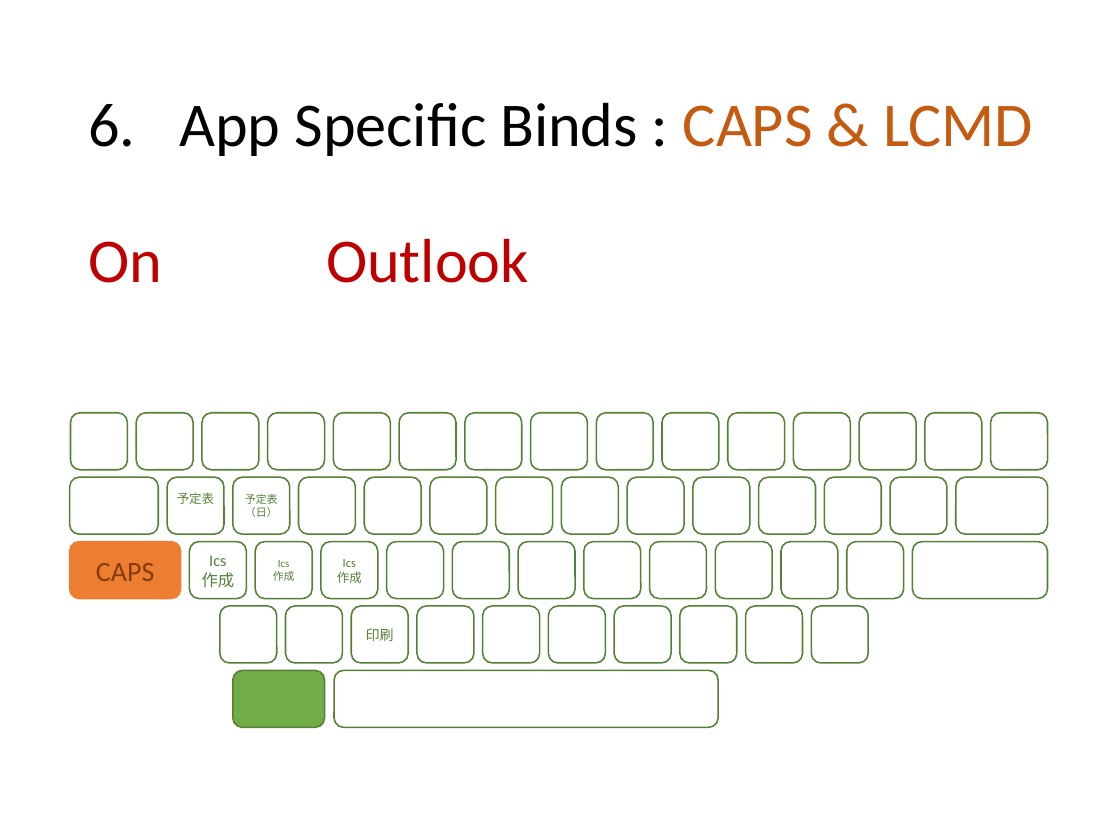
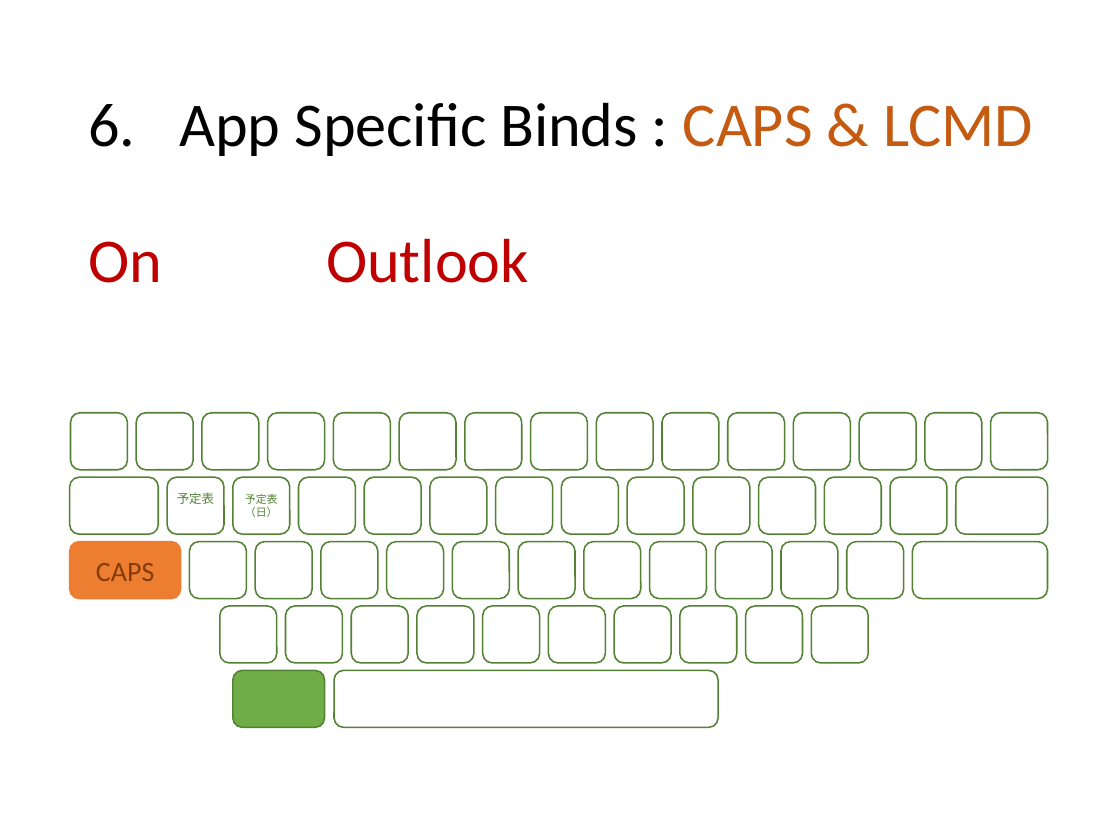
Before and after one commit to ittooo66/myAHK, a slide deck: slide 16 of MANUAL.pptx. Drawn at 1120x840 pixels with LibreOffice and Linux fonts; fonts in the diff are those of the drawing. Boxes give left, top, right and bottom in pixels: in the first picture for what was removed or moved away, otherwise in the second. Text is boxed around its words. In the diff, an @@ line names an element or a change of style, - is before the commit and + after.

```diff
--- a/MANUAL.pptx
+++ b/MANUAL.pptx
@@ text in rounded rectangle at (202, 555, 235, 588): text removed @@
-Ics
-作成
@@ text in rounded rectangle at (273, 560, 295, 581): text removed @@
-Ics
-作成
@@ text in rounded rectangle at (337, 559, 362, 583): text removed @@
-Ics
-作成
@@ text in rounded rectangle at (366, 628, 394, 641): text removed @@
-印刷
```
Also in this commit, not shown: 5 other slides changed, 6 slides added, 5 slides removed, 2 other files.
